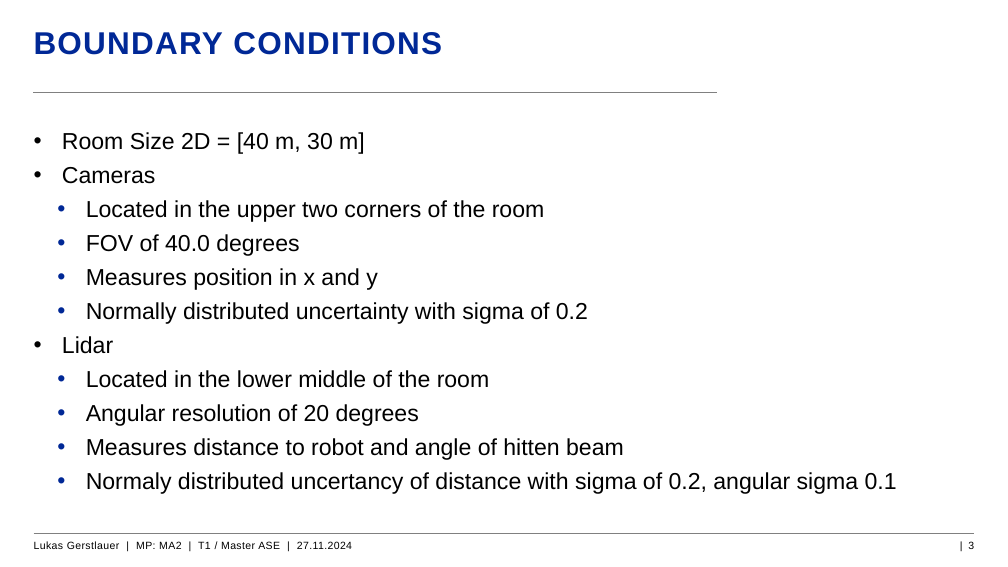
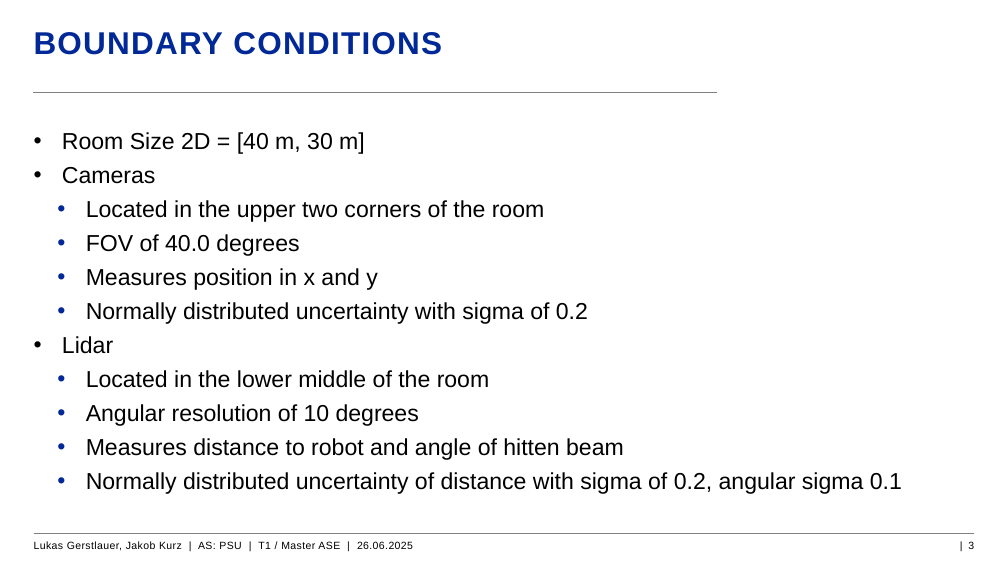
Before and after one commit to LGerstla01/ASPSU-Projects, a slide deck: slide 3 of Situation Understanding/Präsentation Kalmanfilter.pptx. Drawn at 1008x567 pixels with LibreOffice and Linux fonts; fonts in the diff are those of the drawing; background and template pictures are left out. Boxes give left, top, right and bottom in pixels: in the first picture for what was removed or moved away, otherwise in the second. Text is boxed around its words. In the diff, an @@ line names an element or a change of style, - is before the commit and + after.

```diff
--- a/Situation Understanding/Präsentation Kalmanfilter.pptx
+++ b/Situation Understanding/Präsentation Kalmanfilter.pptx
@@ text at (86,404,419,426): text changed @@
-  • Angular resolution of 20 degrees
+  • Angular resolution of 10 degrees
@@ text at (86,472,902,494): text changed @@
-  • Normaly distributed uncertancy of distance with sigma of 0.2, angular sigma 0.1
+  • Normally distributed uncertainty of distance with sigma of 0.2, angular sigma 0.1
@@ text at (34,541,413,551): text changed @@
-Lukas Gerstlauer | MP: MA2 | T1 / Master ASE | 27.11.2024
+Lukas Gerstlauer, Jakob Kurz | AS: PSU | T1 / Master ASE | 26.06.2025
```
Also in this commit, not shown: 12 other slides changed, 4 slides added, 1 other file.
